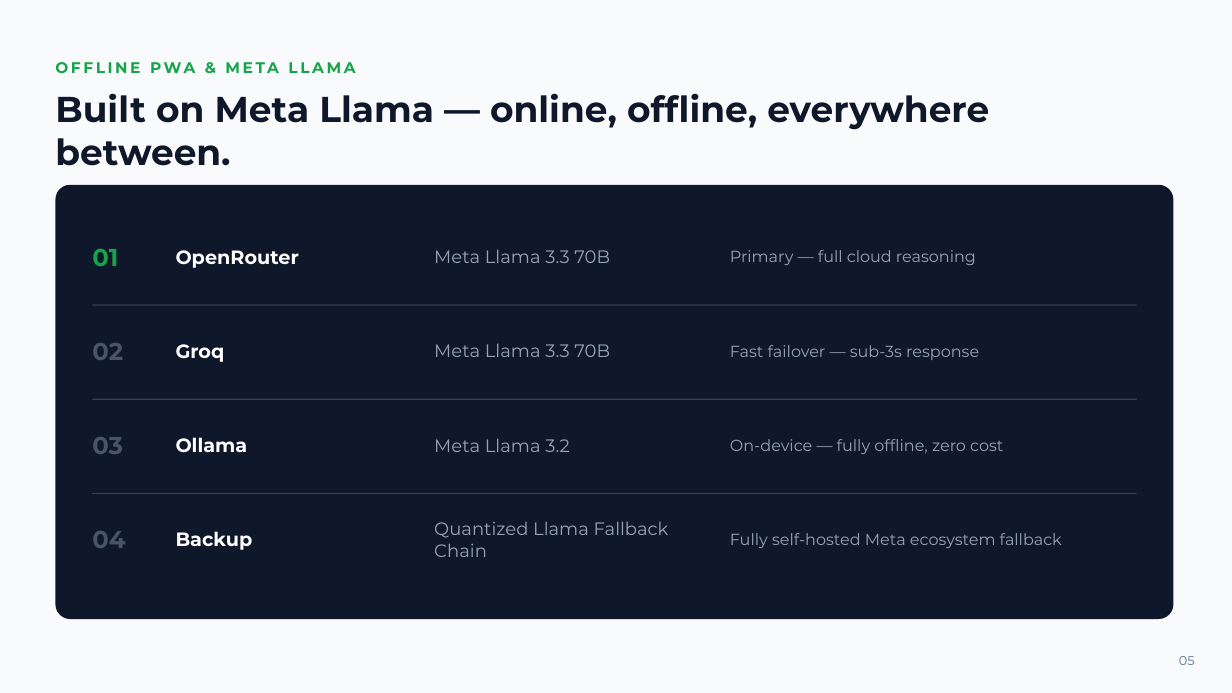
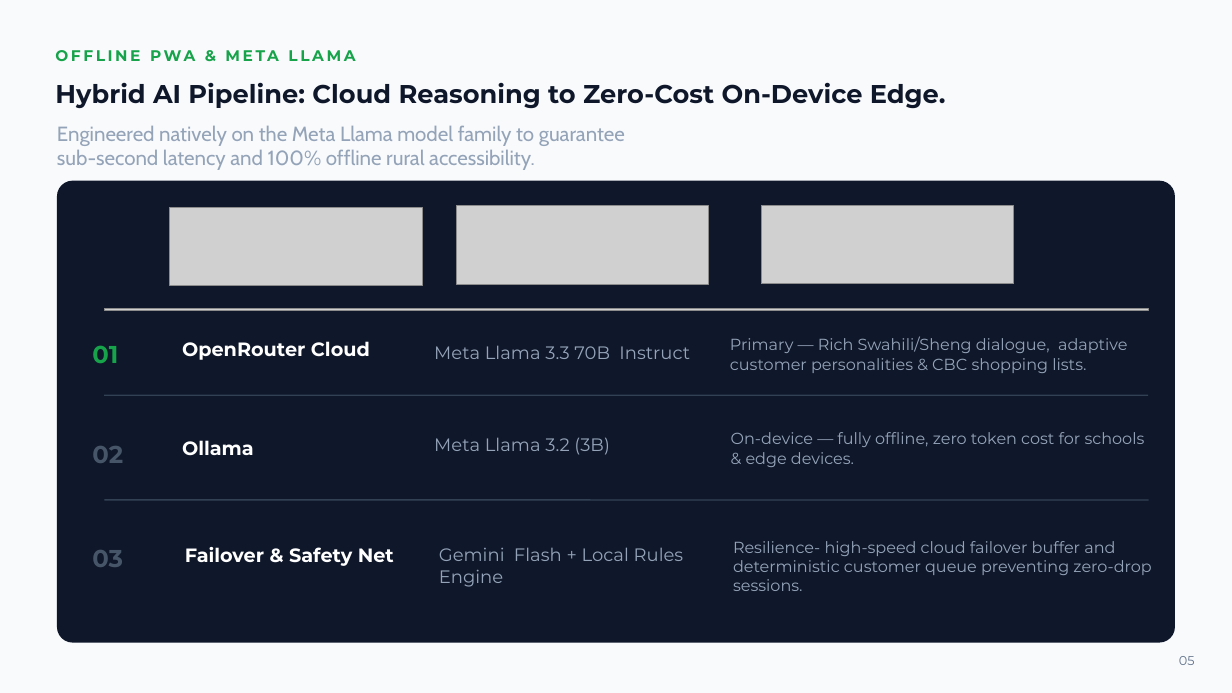
Before and after one commit to lemonhead-ai/SmartDuka, a slide deck: slide 6 of assets/pitch-deck/SmartDuka_Pitchdeck_backup.pptx (slide 5 before the commit). Drawn at 1232x693 pixels with LibreOffice and Linux fonts; fonts in the diff are those of the drawing; grey boxes stand for pictures. Boxes give left, top, right and bottom in pixels: in the first picture for what was removed or moved away, otherwise in the second. Text is boxed around its words. In the diff, an @@ line names an element or a change of style, - is before the commit and + after.

```diff
--- a/assets/pitch-deck/SmartDuka_Pitchdeck_backup.pptx
+++ b/assets/pitch-deck/SmartDuka_Pitchdeck_backup.pptx
@@ text "OFFLINE PWA & META LLAMA": place and size @@
-text "OFFLINE PWA & META LLAMA" at box(150, 62, 195, 73)
+text "OFFLINE PWA & META LLAMA" at box(150, 50, 195, 61)
@@ text at box(55, 82, 946, 108): text changed; size 28 to 20 pt @@
-Built on Meta Llama — online, offline, everywhere between.
+Hybrid AI Pipeline: Cloud Reasoning to Zero-Cost On-Device Edge.
@@ text added at box(57, 126, 625, 170), 16 pt, text #94A3B8 @@
+Engineered natively on the Meta Llama model family to guarantee sub-second latency and 100% offline rural accessibility.
@@ rounded rectangle: place and size @@
-rounded rectangle at box(55, 185, 1174, 619)
+rounded rectangle at box(57, 180, 1176, 642)
@@ picture added at box(170, 208, 422, 287) @@
@@ picture added at box(457, 206, 709, 285) @@
@@ picture added at box(762, 206, 1014, 285) @@
@@ text "01": place and size @@
-text "01" at box(92, 248, 118, 266)
+text "01" at box(92, 345, 118, 363)
@@ picture added at box(104, 309, 1150, 310) @@
@@ text removed at box(176, 344, 225, 362) @@
-Groq
@@ text at box(182, 341, 370, 360): text changed @@
-OpenRouter
+OpenRouter Cloud
@@ text at box(434, 345, 690, 359): text changed @@
-Meta Llama 3.3 70B
+Meta Llama 3.3 70B Instruct
@@ text removed at box(434, 343, 610, 357) @@
-Meta Llama 3.3 70B
@@ text at box(730, 336, 1128, 373): text changed @@
-Primary — full cloud reasoning
+Primary — Rich Swahili/Sheng dialogue, adaptive customer personalities & CBC shopping lists.
@@ text removed at box(730, 345, 979, 360) @@
-Fast failover — sub-3s response
@@ text "02": place and size @@
-text "02" at box(92, 343, 123, 360)
+text "02" at box(92, 446, 123, 463)
@@ line removed from (92, 399) to (1137, 399) @@
@@ line moved from (92, 305) - (1137, 305) to (104, 396) - (1149, 396) @@
@@ text "Ollama": place and size @@
-text "Ollama" at box(176, 437, 248, 453)
+text "Ollama" at box(182, 440, 254, 456)
@@ text at box(434, 437, 610, 455): text changed @@
-Meta Llama 3.2
+Meta Llama 3.2 (3B)
@@ text at box(731, 432, 1145, 467): text changed @@
-On-device — fully offline, zero cost
+On-device — fully offline, zero token cost for schools & edge devices.
@@ line moved from (92, 494) - (1137, 494) to (104, 500) - (1149, 500) @@
@@ text "03": place and size @@
-text "03" at box(92, 437, 123, 454)
+text "03" at box(92, 550, 123, 567)
@@ text removed at box(92, 531, 125, 548) @@
-04
@@ text at box(185, 547, 394, 566): text changed @@
-Backup
+Failover & Safety Net
@@ text at box(439, 547, 684, 587): text changed @@
-Quantized Llama Fallback Chain
+Gemini Flash + Local Rules Engine
@@ text at box(733, 541, 1151, 591): text changed @@
-Fully self-hosted Meta ecosystem fallback
+Resilience- high-speed cloud failover buffer and deterministic customer queue preventing zero-drop sessions.
```
Also in this commit, not shown: 4 other slides changed, 1 slide added, 3 other files.
